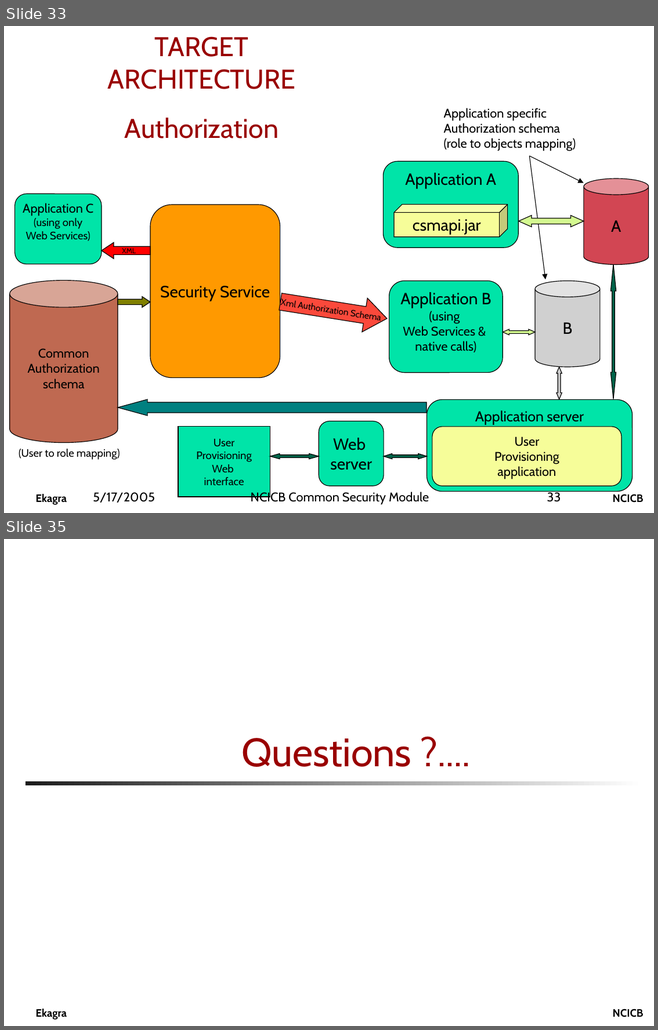
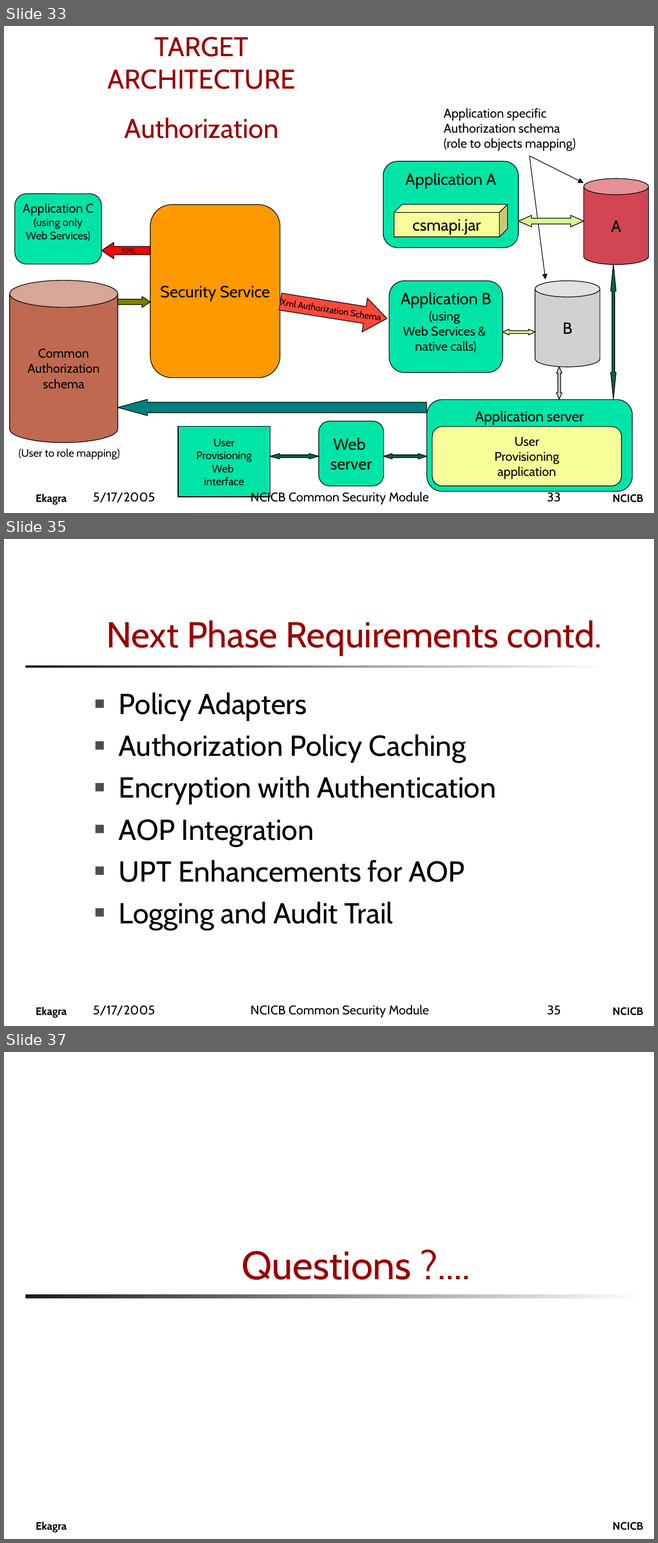
Before and after one commit to CBIIT/common-security-module-docs, a slide deck: Presentations/CSM_Presentation_for_CRIX.ppt. Shown one above the other, each under a label of ours: slides 33 and 35 before the commit, slides 33, 35 and 37 after it; the slides between them are not shown. The pictures are 658x1030 and 658x1543 pixels, drawn with LibreOffice and Linux fonts; fonts in the diff are those of the drawing; grey boxes stand for pictures; background and template pictures are left out. Boxes give left, top, right and bottom in pixels: in the first picture for what was removed or moved away, otherwise in the second. Text is boxed around its words. In the diff, an @@ line names an element or a change of style, - is before the commit and + after.

```diff
--- a/Presentations/CSM_Presentation_for_CRIX.ppt
+++ b/Presentations/CSM_Presentation_for_CRIX.ppt
@@ slide 35 added at <box>4,539,654,1026</box>, background #FFFFFF; not listed: 2 template elements that a slide beside it also shows @@
@@ title added at <box>106,620,601,656</box>, 40 pt, text #990000 @@
+Next Phase Requirements contd.
@@ rectangle added at <box>25,665,610,668</box>, fill gradient #FFFFFF to #1C1C1C @@
@@ text added at <box>119,692,496,929</box>, 32 pt, text #000000 @@
+■ Policy Adapters
+■ Authorization Policy Caching
+■ Encryption with Authentication
+■ AOP Integration
+■ UPT Enhancements for AOP
+■ Logging and Audit Trail
@@ text added at <box>93,1005,155,1016</box>, 14 pt, text #000000 @@
+5/17/2005
@@ text added at <box>250,1005,429,1017</box>, 14 pt, text #000000 @@
+NCICB Common Security Module
@@ page number added at <box>547,1005,561,1015</box>, 14 pt, text #000000 @@
+35
@@ what was slide 35 is now slide 37 @@
```
Also in this commit, not shown: 1 slide changed, 1 other slide added.
